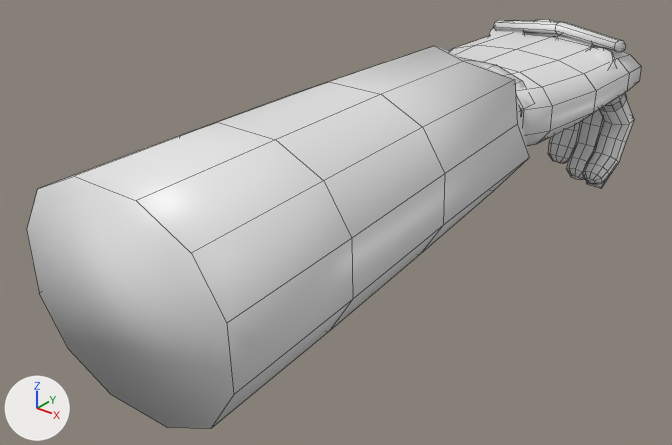
An edit to the FBX model unity/Assets/Exploration/StyleQA/Models/SQA_ArmRight.fbx, drawn before and after from the same camera.
Camera for both pictures: a camera (50 mm lens) standing at (0.21, -0.475, 0.166) and looking at (-0.029, -0.177, -0.018). Arrows for +X, +Y and +Z are at lower left; the lights stay in place. The first picture is the older version. Mesh edges are drawn as thin lines. Where no turn or scale is listed for an object, it has been applied to the vertices.

Objects in the first picture: 'SQA_ArmRight'.
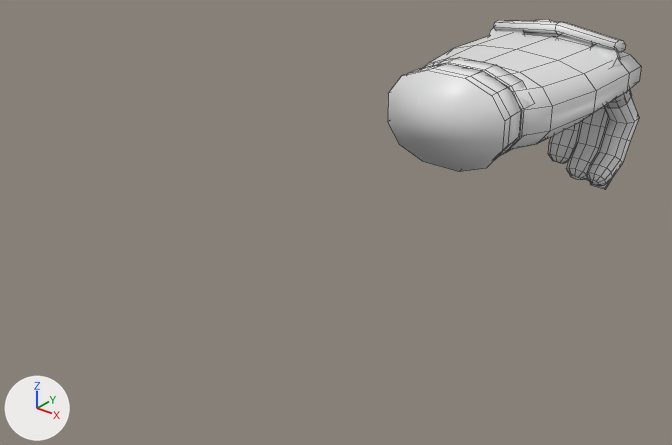
What differs and where, as boxes [x1, y1, x2, y2] in the pictures (672 x 445 px; the box of a moved part takes in the faces that stretch with it):
'SQA_ArmRight', reshaped (59% narrower, 58% shorter)
    before: [27, 19, 641, 429]
    after: [388, 19, 641, 189]
part 1 of me_sqa_armright_002, deleted
    before: [27, 46, 529, 429]
part 2 of me_sqa_armright_002, moved or reshaped
    before: [582, 48, 634, 189]
    after: [586, 45, 639, 189]
part 3 of me_sqa_armright_002, moved or reshaped (not visible before)
    after: [388, 68, 510, 172]

Edits to the bpy script that builds the scene:
```text
Change me_sqa_armright_002:
    used by ob_sqa_armright; location = (0.0, 0.0, 0.0)
    verts and faces of me_sqa_armright_002; kept vertices keep their numbers, new ones are numbered from 746
    before: 686 (-0.032, -0.15, 0.032), 687 (-0.024, -0.15, 0.042), 688 (-0.01, -0.15, 0.048), 689 (0.01, -0.15, 0.048), 690 (0.024, -0.15, 0.042)
    before: 691 (0.032, -0.15, 0.032), 692 (0.032, -0.15, 0.016), 693 (0.024, -0.15, 0.006), 694 (0.01, -0.15, 0.0), 695 (-0.01, -0.15, 0.0)
    before: 696 (-0.024, -0.15, 0.006), 697 (-0.032, -0.15, 0.016)
    remove me_sqa_armright_002.from_pydata(...)  # 746 vertices, 592 faces; spans x -0.068..0.047, y -0.322..0.027, z -0.044..0.057
    add me_sqa_armright_002.from_pydata(...)  # 698 vertices, 554 faces; spans x -0.06..0.042, y -0.136..0.027, z -0.044..0.049
    me_sqa_armright_002 part 1: the loose piece of 48 vertices spanning x -0.047..0.047, y -0.322..-0.126, z -0.026..0.057 is deleted
    me_sqa_armright_002 part 2
    1 vertex is removed from x 0.026, y -0.032, z -0.03
    7 faces are deleted
    24 vertices in x 0.019..0.038, y -0.05..-0.017, z 0.01..0.042 move by (0.0, 0.005, 0.001)
    20 vertices in x 0.023..0.038, y -0.029..-0.008, z -0.036..-0.009 move by (0.0, 0.006, -0.002)
    15 vertices in x 0.023..0.035, y -0.033..-0.017, z -0.036..-0.022 move by (0.0, 0.005, -0.002)
    9 vertices in x 0.022..0.037, y -0.03..-0.016, z -0.003..0.017 move by (0.0, 0.006, 0.0)
    9 vertices in x 0.023..0.039, y -0.016..-0.002, z -0.014..0.0 move by (0.0, 0.006, -0.001)
    8 vertices in x 0.024..0.035, y -0.033..-0.027, z -0.034..-0.026 move by (0.0, 0.005, -0.003)
    21 vertices move from x 0.022..0.038, y -0.033..-0.003, z -0.033..0.02 to x 0.022..0.038, y -0.027..0.004, z -0.036..0.02
    1 vertex is added at (0.026, -0.022, -0.036)
    7 new faces join them, mat_sqa_skin (white #e7e7e7)
    me_sqa_armright_002 part 3
    add verts[686] = (-0.031, -0.136, 0.032)  # moved, pixel (388, 93)
    add verts[687] = (-0.023, -0.136, 0.042)  # moved, pixel (401, 75)
    add verts[688] = (-0.01, -0.136, 0.047)  # moved, pixel (427, 70)
    add verts[689] = (0.01, -0.136, 0.047)  # moved, pixel (465, 78)
    add verts[690] = (0.023, -0.136, 0.042)  # moved, pixel (491, 95)
    add verts[691] = (0.031, -0.136, 0.032)  # moved, pixel (504, 121)
    add verts[692] = (0.031, -0.136, 0.018)  # moved, pixel (502, 151)
    add verts[693] = (0.023, -0.136, 0.008)  # moved, pixel (486, 168)
    add verts[694] = (0.01, -0.136, 0.003)  # moved, pixel (459, 171)
    add verts[695] = (-0.01, -0.136, 0.003)  # moved, pixel (423, 161)
    add verts[696] = (-0.023, -0.136, 0.008)  # moved, pixel (399, 144)
    add verts[697] = (-0.031, -0.136, 0.018)  # moved, pixel (387, 121)
    other edits to the shape of me_sqa_armright_002 do not show in these pictures
    remove me_sqa_armright_002.materials.append(mat_sqa_sleeve)  # white #e7e7e7
```
